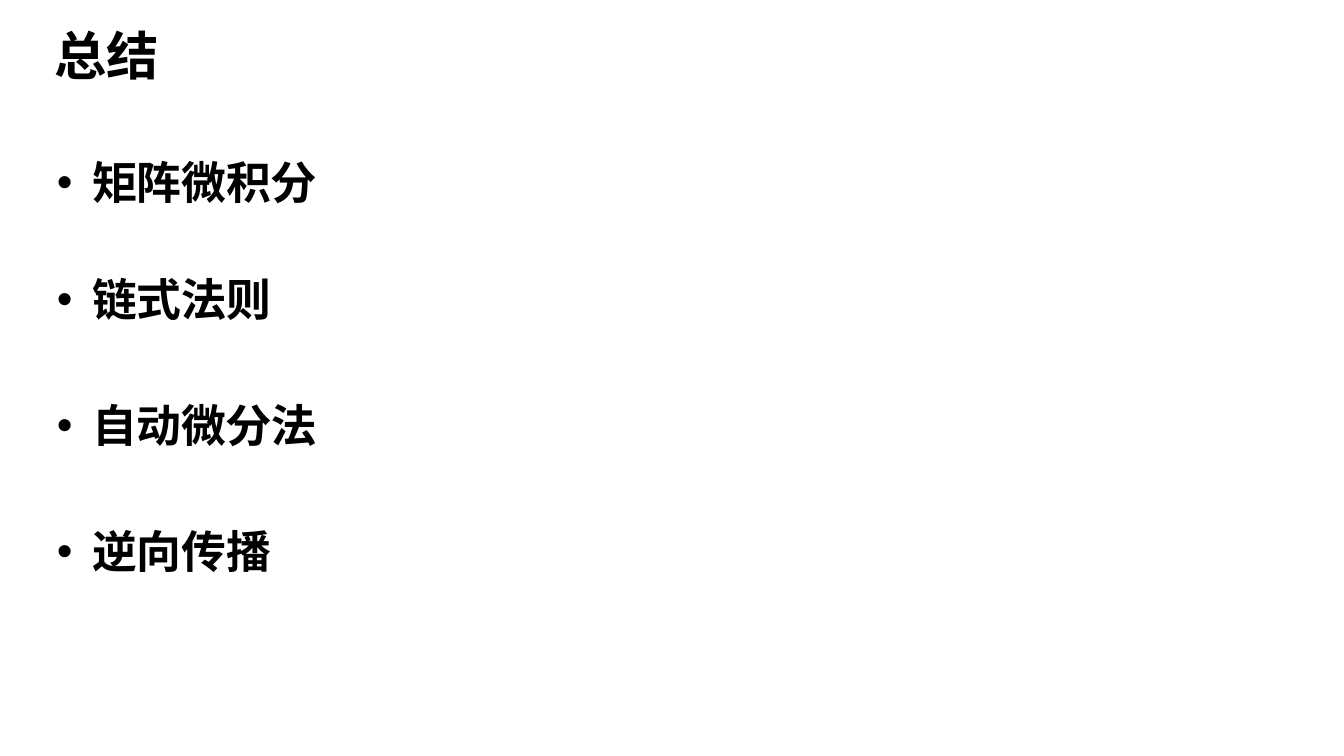
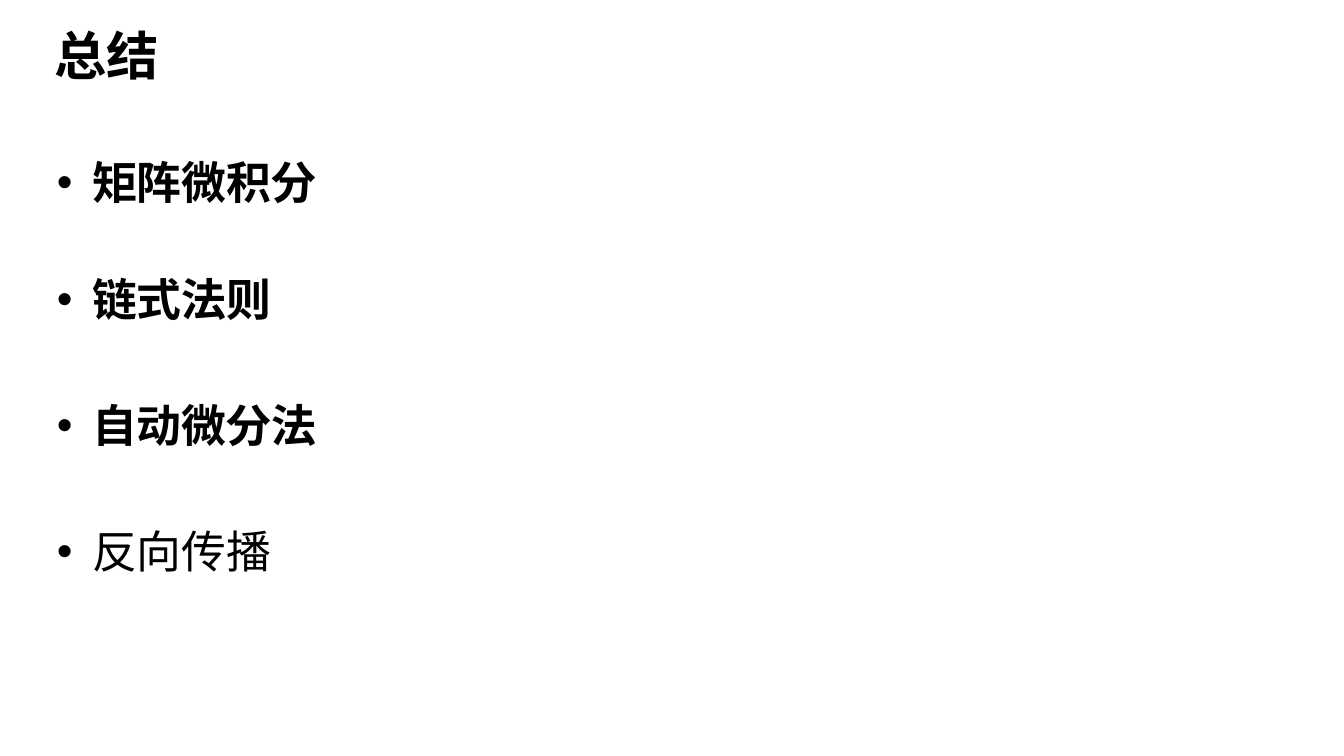
Before and after one commit to d2l-ai/berkeley-stat-157, a slide deck: slide 34 of slides-zh/03.导数、逆向传播和复杂度.pptx. Drawn at 1344x756 pixels with LibreOffice and Linux fonts; fonts in the diff are those of the drawing; background and template pictures are left out. Boxes give left, top, right and bottom in pixels: in the first picture for what was removed or moved away, otherwise in the second. Text is boxed around its words. In the diff, an @@ line names an element or a change of style, - is before the commit and + after.

```diff
--- a/slides-zh/03.导数、逆向传播和复杂度.pptx
+++ b/slides-zh/03.导数、逆向传播和复杂度.pptx
@@ text at <box>92,530,271,572</box>: text changed; bold off @@
-• 逆向传播
+• 反向传播
```
Also in this commit, not shown: 10 other slides changed.
